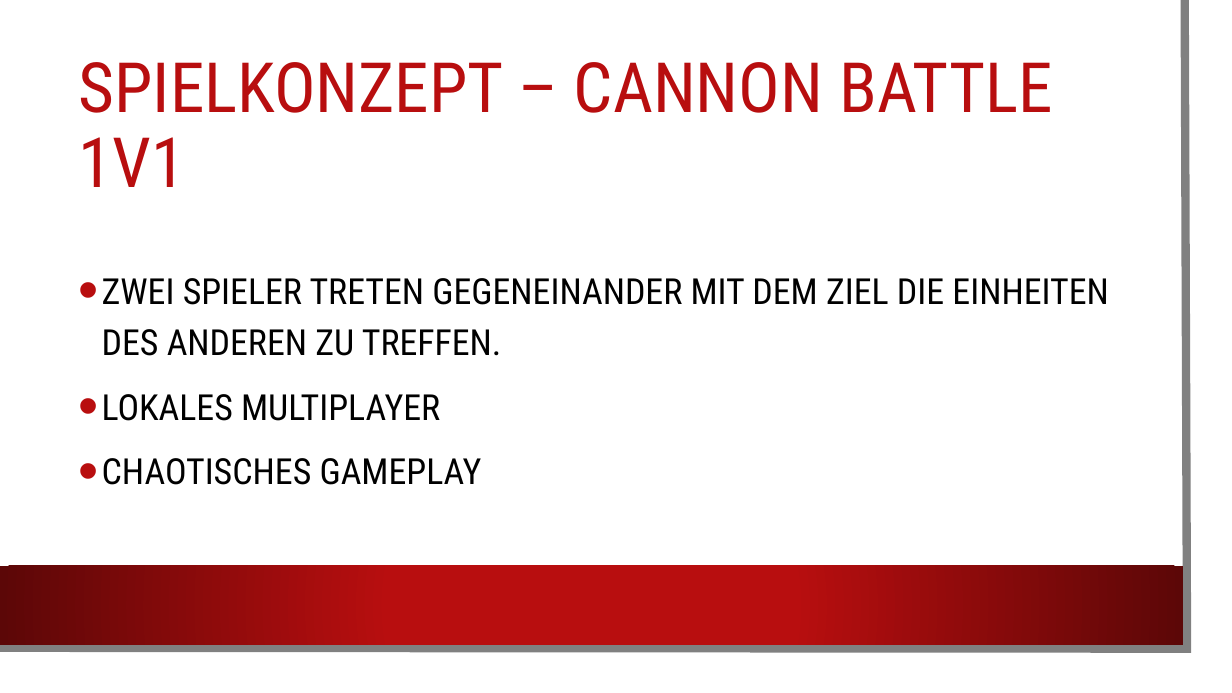
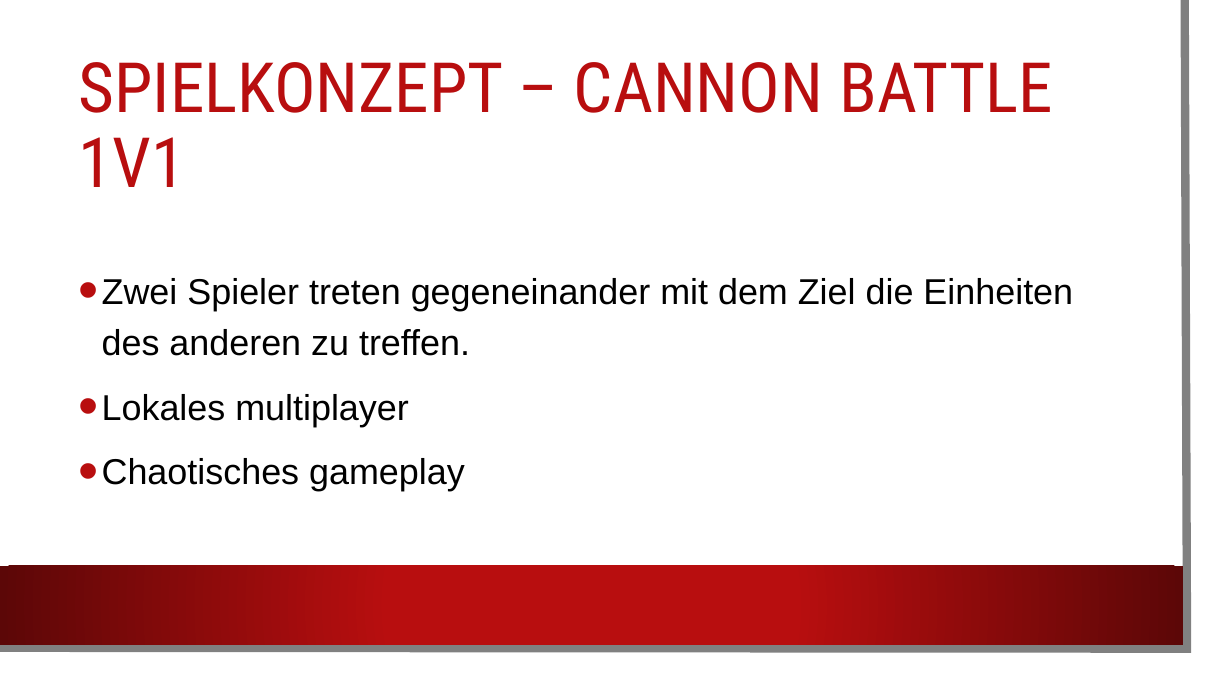
Before and after one commit to xXBasti/WorldwarJump, a slide deck: slide 2 of Docs/World war Jump Final.pptx. Drawn at 1232x693 pixels with LibreOffice and Linux fonts; fonts in the diff are those of the drawing; background and template pictures are left out. Boxes give left, top, right and bottom in pixels: in the first picture for what was removed or moved away, otherwise in the second. Text is boxed around its words. In the diff, an @@ line names an element or a change of style, - is before the commit and + after.

```diff
--- a/Docs/World war Jump Final.pptx
+++ b/Docs/World war Jump Final.pptx
@@ text at (x1=102, y1=278, x2=1073, y2=491): text changed; font Roboto Condensed to Arial @@
-• ZWEI SPIELER TRETEN GEGENEINANDER MIT DEM ZIEL DIE EINHEITEN DES ANDEREN ZU TREFFEN.
-• LOKALES MULTIPLAYER
-• CHAOTISCHES GAMEPLAY
+• Zwei Spieler treten gegeneinander mit dem Ziel die Einheiten des anderen zu treffen.
+• Lokales multiplayer
+• Chaotisches gameplay
```
Also in this commit, not shown: 3 other slides changed, 4 slides added, 3 slides removed, 1 other file.
